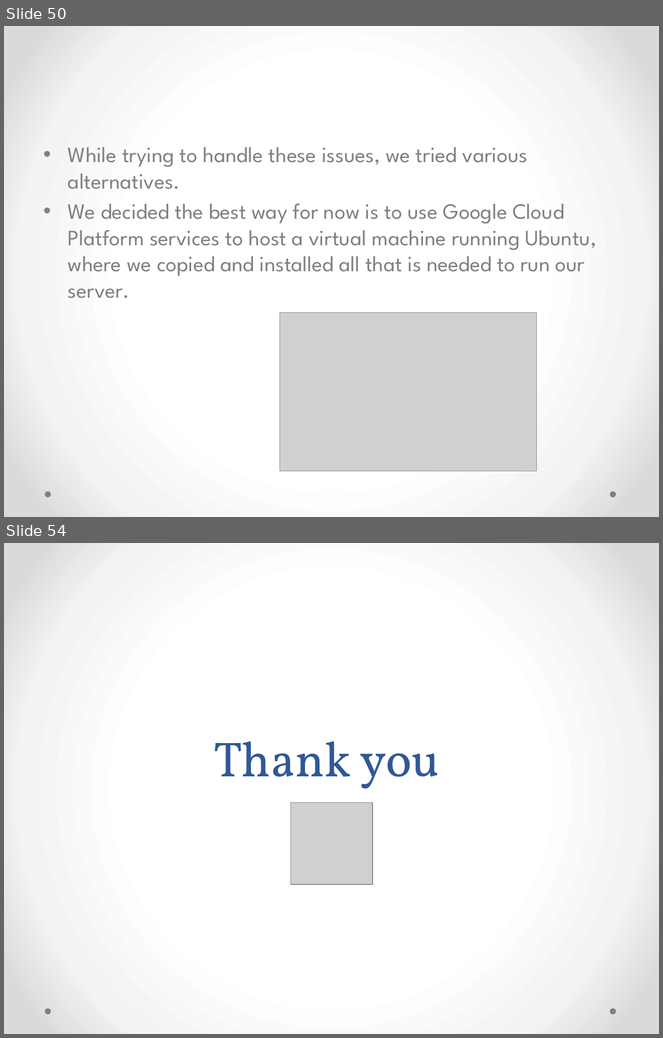
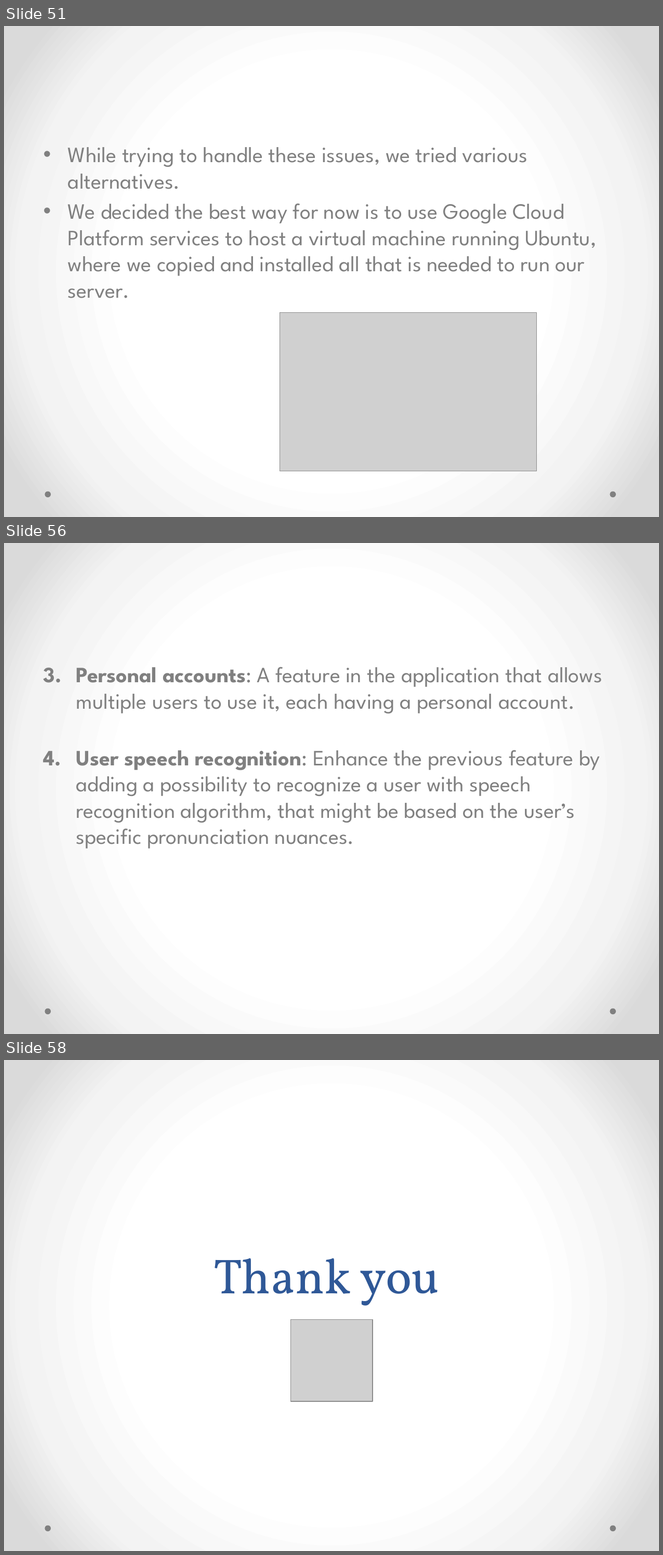
Before and after one commit to nitzanz2/pronunciation-feedback, a slide deck: Pronanciation-feedback - Slideshow.pptx. Shown one above the other, each under a label of ours: slides 50 and 54 before the commit, slides 51, 56 and 58 after it; the slides between them are not shown. The pictures are 663x1038 and 663x1555 pixels, drawn with LibreOffice and Linux fonts; fonts in the diff are those of the drawing; grey boxes stand for pictures. Boxes give left, top, right and bottom in pixels: in the first picture for what was removed or moved away, otherwise in the second. Text is boxed around its words. In the diff, an @@ line names an element or a change of style, - is before the commit and + after.

```diff
--- a/Pronanciation-feedback - Slideshow.pptx
+++ b/Pronanciation-feedback - Slideshow.pptx
@@ slide 56 added at (4, 543, 659, 1034), background gradient #FFFFFF to #F4F4F4 to #DADADA; not listed: 2 template elements that a slide beside it also shows @@
@@ text added at (76, 667, 603, 849), 24 pt, text #808080 @@
+3. Personal accounts: A feature in the application that allows multiple users to use it, each having a personal account.
+4. User speech recognition: Enhance the previous feature by adding a possibility to recognize a user with speech recognition algorithm, that might be based on the user’s specific pronunciation nuances.
@@ what was slide 50 is now slide 51 @@
@@ what was slide 54 is now slide 58 @@
```
Also in this commit, not shown: 14 slides changed, 3 other slides added, 1 other file.
